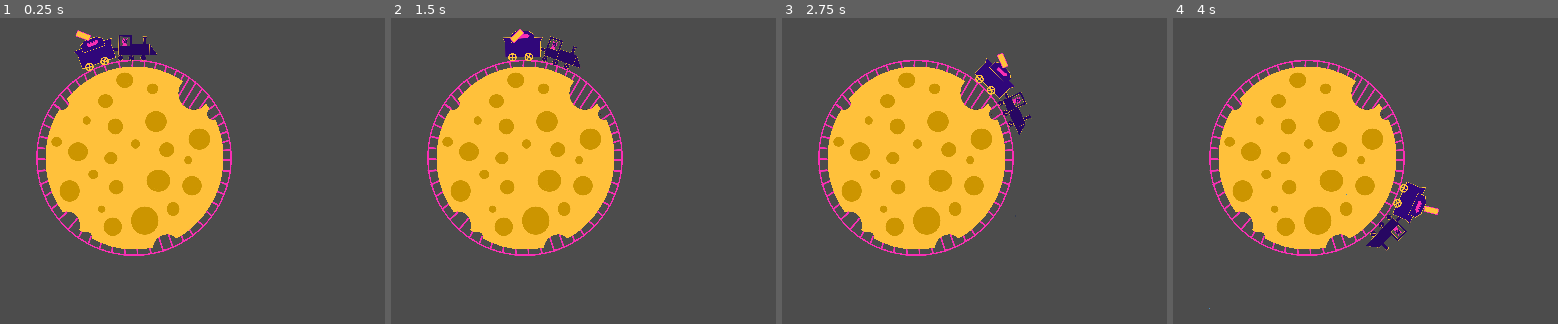
Above: before the commit, frames 1-4 (left to right).
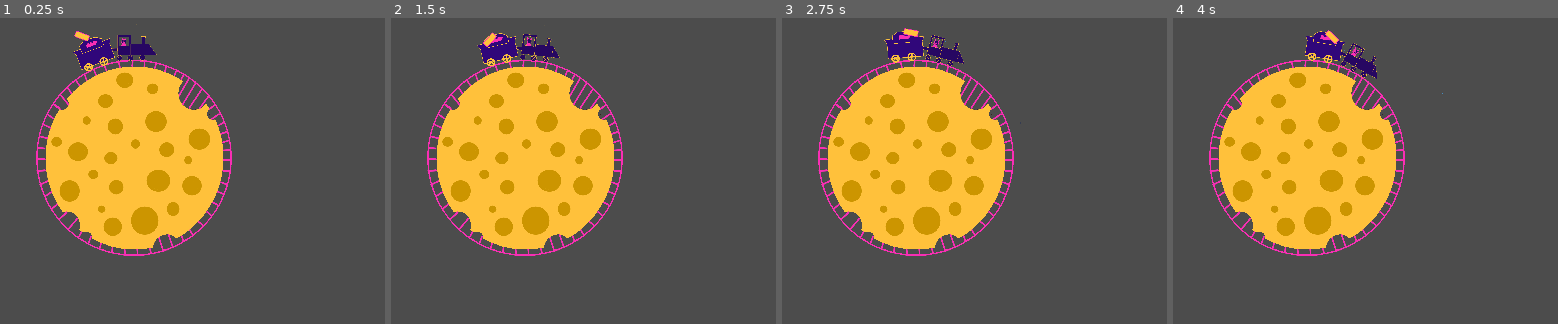
Above: after the commit, the same moments.

Repository: emmdie/MoonGame
Game: Godot game, scene res://scene/Levels/Level.tscn
Same seed, same stepped clock (60 frames per second), same inputs: the game is played once before the commit and once after it. The engine's default icon, where the game draws it, is replaced by a stand-in: a white triangle on a blue panel in a dark square.
Inputs (mouse positions are in pixels of both pictures, inside the frame that each line leads up to):
- Up to frame 1 (0.25 s): no input
- Up to frame 2 (1.5 s): tap Enter at 0.5 s; move the mouse to (702, 134) at 0.52 s; hold W (speed_up, bound only after the commit) 0.53-1.28 s; click (702, 134) at 0.6 s; move the mouse to (outside the picture) at 1.27 s; hold Down (speed_down, bound only after the commit) from 1.28 s (still down); click (outside the picture) at 1.35 s
- Up to frame 3 (2.75 s): move the mouse to (997, 48) at 2.02 s; release Down (speed_down, bound only after the commit) at 2.03 s; hold W (speed_up, bound only after the commit) from 2.03 s (still down); click (997, 48) at 2.1 s
- Up to frame 4 (4 s): move the mouse to (1265, 256) at 2.77 s; click (1265, 256) at 2.85 s; move the mouse to (1546, 232) at 3.52 s; release W (speed_up, bound only after the commit) at 3.53 s; hold Down (speed_down, bound only after the commit) from 3.53 s (still down); click (1546, 232) at 3.6 s

The runs differ from the first frame. In frame 1, 0.4% of the frame differs, in the area x 18-41%, y 1-18%; in frame 2, 1.5%; in frame 3, 2.7%, in the area x 26-65%, y 3-39%; in frame 4, 2.6%.

Commit message:
control train speed

Diff:
--- a/TrainControl.gd
+++ b/TrainControl.gd
@@ -1,13 +1,16 @@
 extends Node2D
 
 var gear = 0
-var targetSpeed = 0
-var currentSpeed =0
+var currentSpeed = 0
 onready var cart1 = $RotationalCenter/TrainCart1; onready var cart2 = $RotationalCenter/TrainCart2; onready var cart3 = $RotationalCenter/TrainCart3; onready var cart4 = $RotationalCenter/TrainCart4; onready var cart5 = $RotationalCenter/TrainCart5;
 
 func _process(delta):
-	updateCurrentSpeed(delta)
+	currentSpeed = updateCurrentSpeed(delta)
 	$RotationalCenter.rotation += currentSpeed * delta
+	if (Input.is_action_just_pressed("speed_up")):
+		gearUp()
+	if(Input.is_action_just_pressed("speed_down")):
+		gearDown()
 
 func _ready():
 	cart2.setEnabled(false)
@@ -15,17 +18,24 @@
 	cart4.setEnabled(false)
 	cart5.setEnabled(false)
 	cart1.setTurret(load("res://scene/Train/Turrets/Shooter/ShooterT1.tscn"))
-	changeGear(1)
-	changeGear(1)
+
 
 #takes -1 or 1 as parameter
-func changeGear(amount):
-	if!((gear == -2) && (amount == -1 )||(gear ==2)&&(amount ==1)):
-		gear += amount
-		targetSpeed += amount*0.5
+func gearDown():
+	if(!(gear==-3)):
+		gear = gear -1
+		print(str(gear)+" gear down")
+func gearUp():
+	if(!(gear==3)):
+		gear=gear+1
+	print(str(gear) + " gear up")
+
 
 func updateCurrentSpeed(delta):
-	if(currentSpeed<targetSpeed):
-		currentSpeed += targetSpeed*0.3*delta
-	if(currentSpeed>targetSpeed):
-		currentSpeed -= targetSpeed*0.3*delta
+	var targetSpeed = gear*0.25
+	if(targetSpeed == currentSpeed):
+		return currentSpeed
+	if(targetSpeed > currentSpeed):
+		return (currentSpeed + 2*(targetSpeed-currentSpeed)*delta)
+	else:
+		return (currentSpeed-2*delta*(currentSpeed-targetSpeed))
--- a/project.godot
+++ b/project.godot
@@ -28,6 +28,18 @@
 "events": [ Object(InputEventMouseButton,"resource_local_to_scene":false,"resource_name":"","device":0,"alt":false,"shi …(212 unchanged characters)…
  ]
 }
+speed_up={
+"deadzone": 0.5,
+"events": [ Object(InputEventKey,"resource_local_to_scene":false,"resource_name":"","device":0,"alt":false,"shift":false,"control":false,"meta":false,"command":false,"pressed":false,"scancode":87,"physical_scancode":0,"unicode":0,"echo":false,"script":null)
+, Object(InputEventKey,"resource_local_to_scene":false,"resource_name":"","device":0,"alt":false,"shift":false,"control":false,"meta":false,"command":false,"pressed":false,"scancode":16777232,"physical_scancode":0,"unicode":0,"echo":false,"script":null)
+ ]
+}
+speed_down={
+"deadzone": 0.5,
+"events": [ Object(InputEventKey,"resource_local_to_scene":false,"resource_name":"","device":0,"alt":false,"shift":false,"control":false,"meta":false,"command":false,"pressed":false,"scancode":16777234,"physical_scancode":0,"unicode":0,"echo":false,"script":null)
+, Object(InputEventKey,"resource_local_to_scene":false,"resource_name":"","device":0,"alt":false,"shift":false,"control":false,"meta":false,"command":false,"pressed":false,"scancode":83,"physical_scancode":0,"unicode":0,"echo":false,"script":null)
+ ]
+}
 
 [physics]
 
--- a/scene/Train/TrainCart.tscn
+++ b/scene/Train/TrainCart.tscn
@@ -25,4 +25,5 @@
 [node name="AnimatedSprite" type="AnimatedSprite" parent="."]
 scale = Vector2( 0.25, 0.25 )
 frames = SubResource( 2 )
+frame = 1
 playing = true
--- a/scene/Train/TrainControl.tscn
+++ b/scene/Train/TrainControl.tscn
@@ -19,19 +19,15 @@
 [node name="TrainCart2" parent="RotationalCenter" instance=ExtResource( 3 )]
 position = Vector2( -245, -280 )
 rotation = -0.69813
-scale = Vector2( 1, 1 )
 
 [node name="TrainCart3" parent="RotationalCenter" instance=ExtResource( 3 )]
 position = Vector2( -325, -175 )
 rotation = -1.13446
-scale = Vector2( 1, 1 )
 
 [node name="TrainCart4" parent="RotationalCenter" instance=ExtResource( 3 )]
 position = Vector2( -360, -50 )
 rotation = -1.43117
-scale = Vector2( 1, 1 )
 
 [node name="TrainCart5" parent="RotationalCenter" instance=ExtResource( 3 )]
 position = Vector2( -360, 80 )
 rotation = -1.79769
-scale = Vector2( 1, 1 )
